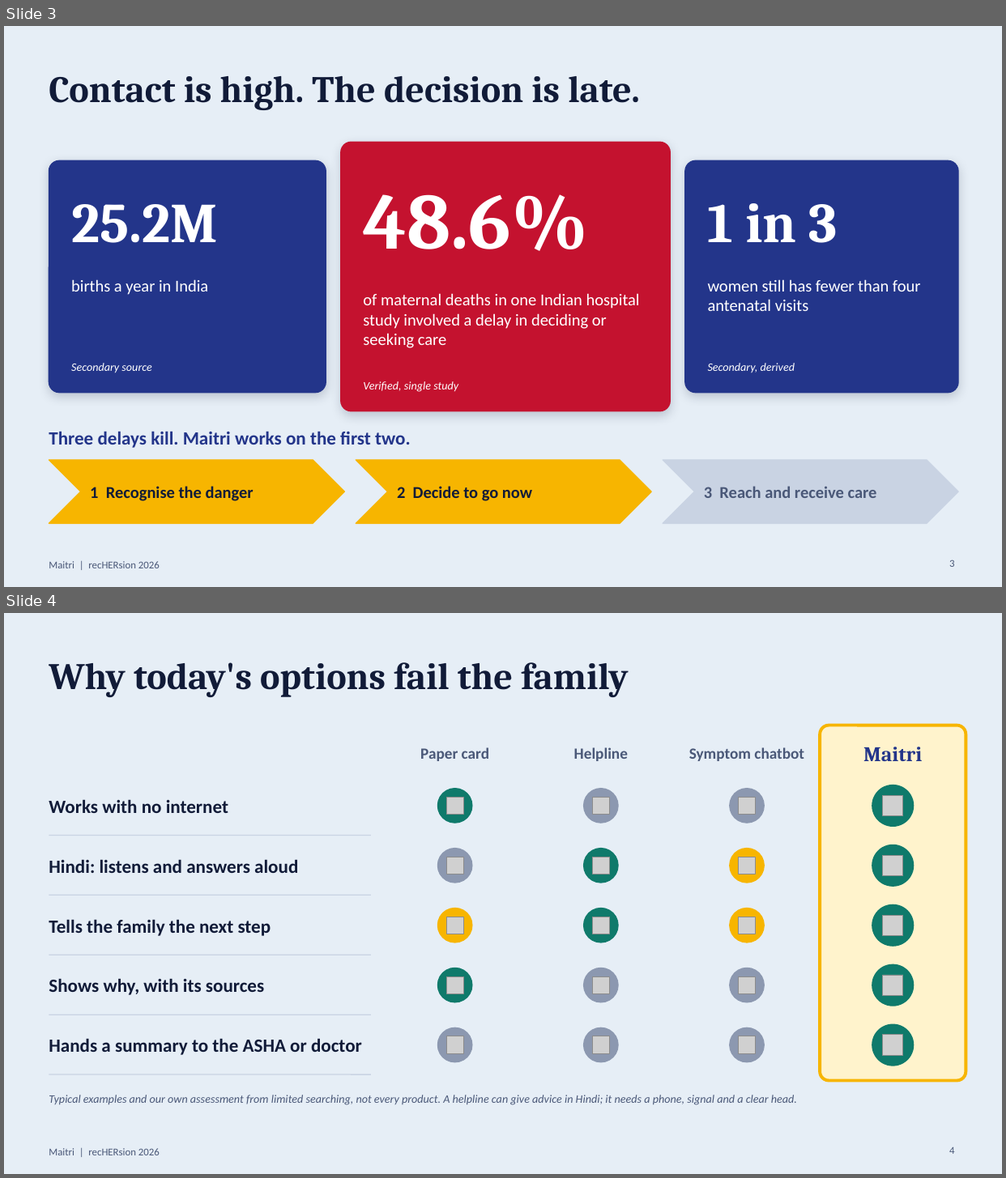
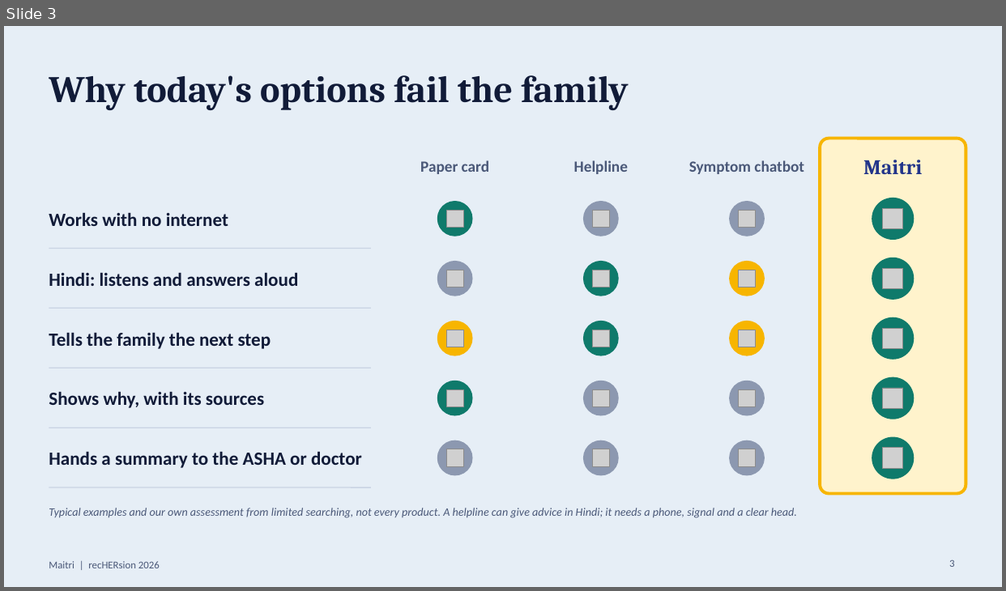
Before and after one commit to aafreenzy/maitri, a slide deck: docs/Maitri-recHERsion-2026-final.pptx. Shown one above the other, each under a label of ours: slides 3 and 4 before the commit, slide 3 after it. The pictures are 1006x1178 and 1006x591 pixels, drawn with LibreOffice and Linux fonts; fonts in the diff are those of the drawing; grey boxes stand for pictures. Boxes give left, top, right and bottom in pixels: in the first picture for what was removed or moved away, otherwise in the second. Text is boxed around its words. In the diff, an @@ line names an element or a change of style, - is before the commit and + after.

```diff
--- a/docs/Maitri-recHERsion-2026-final.pptx
+++ b/docs/Maitri-recHERsion-2026-final.pptx
@@ slide 3 removed at [4,26,1002,587], background #E6EEF6; not listed: 1 template element that a slide beside it also shows @@
@@ text removed at [49,76,640,110] @@
-Contact is high. The decision is late.
@@ rounded rectangle removed at [341,142,671,412] @@
@@ rounded rectangle removed at [49,160,326,393] @@
@@ rounded rectangle removed at [685,160,958,393] @@
@@ text removed at [363,194,588,251] @@
-48.6%
@@ text removed at [71,204,218,243] @@
-25.2M
@@ text removed at [708,203,837,243] @@
-1 in 3
@@ text removed at [71,280,208,295] @@
-births a year in India
@@ text removed at [708,280,920,311] @@
-women still has fewer than four antenatal visits
@@ text removed at [363,293,640,348] @@
-of maternal deaths in one Indian hospital study involved a delay in deciding or seeking care
@@ text removed at [71,363,151,373] @@
-Secondary source
@@ text removed at [708,363,795,373] @@
-Secondary, derived
@@ text removed at [363,382,458,392] @@
-Verified, single study
@@ text removed at [49,432,411,448] @@
-Three delays kill. Maitri works on the first two.
@@ chevron removed at [49,460,345,524] @@
@@ chevron removed at [356,460,651,524] @@
@@ chevron removed at [663,460,958,524] @@
@@ text removed at [90,486,253,501] @@
-1 Recognise the danger
@@ text removed at [397,486,532,501] @@
-2 Decide to go now
@@ text removed at [704,486,877,498] @@
-3 Reach and receive care
@@ page number removed at [949,560,954,567] @@
-3
@@ what was slide 4 is now slide 3 @@
@@ page number at [949,560,954,567]: text changed @@
-4
+3
```
Also in this commit, not shown: 7 slides changed, 8 other slides removed, 4 other files.
